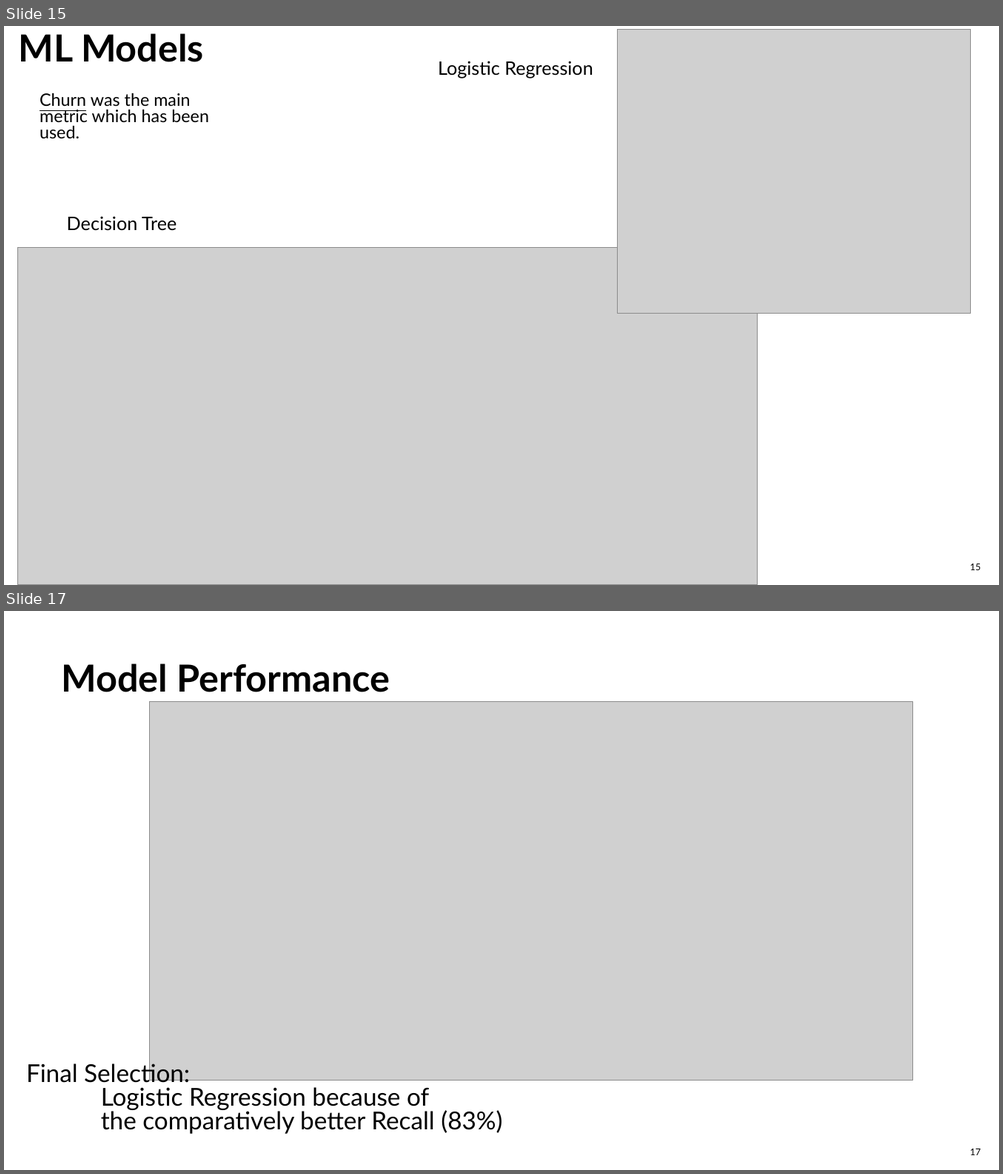
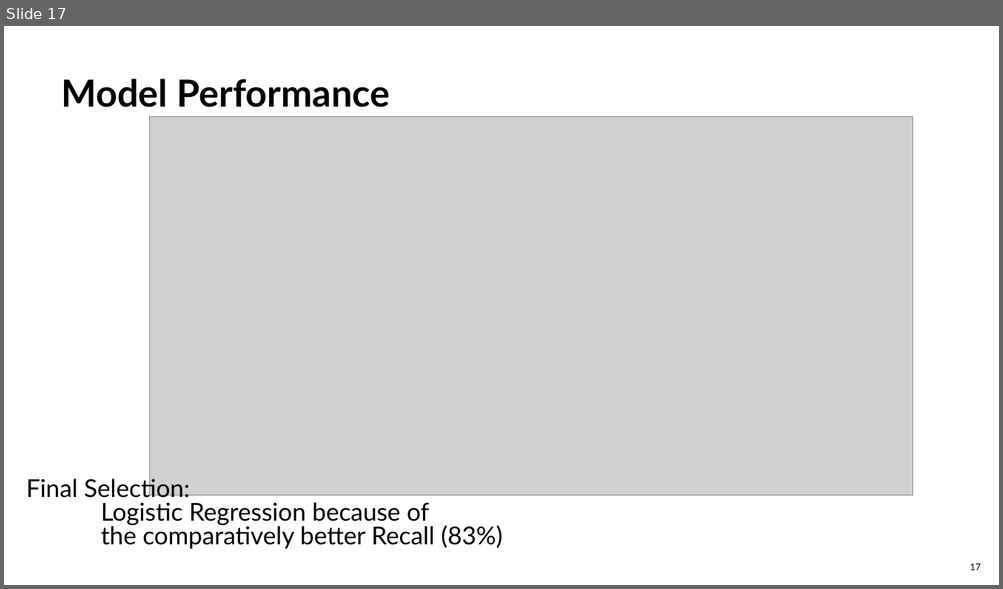
Before and after one commit to MuhammadAbbas99/data_osaaja_harjoittelu, a slide deck: myyntidata_analyysi_07.04.pptx. Shown one above the other, each under a label of ours: slides 15 and 17 before the commit, slide 17 after it; the slides between them are not shown. The pictures are 1003x1174 and 1003x589 pixels, drawn with LibreOffice and Linux fonts; fonts in the diff are those of the drawing; grey boxes stand for pictures. Boxes give left, top, right and bottom in pixels: in the first picture for what was removed or moved away, otherwise in the second. Text is boxed around its words. In the diff, an @@ line names an element or a change of style, - is before the commit and + after.

```diff
--- a/myyntidata_analyysi_07.04.pptx
+++ b/myyntidata_analyysi_07.04.pptx
@@ slide 15 removed at (x1=4, y1=26, x2=999, y2=585), background #FFFFFF @@
@@ title removed at (x1=19, y1=33, x2=204, y2=62) @@
-ML Models
@@ picture removed at (x1=617, y1=29, x2=971, y2=313) @@
@@ text removed at (x1=438, y1=61, x2=593, y2=79) @@
-Logistic Regression
@@ text removed at (x1=40, y1=93, x2=209, y2=139) @@
-Churn was the main metric which has been used.
@@ text removed at (x1=67, y1=216, x2=176, y2=231) @@
-Decision Tree
@@ picture removed at (x1=17, y1=247, x2=757, y2=585) @@
@@ page number removed at (x1=970, y1=564, x2=981, y2=571) @@
-15
```
Also in this commit, not shown: 1 slide changed, 2 slides added, 1 other slide removed, 2 other files.
